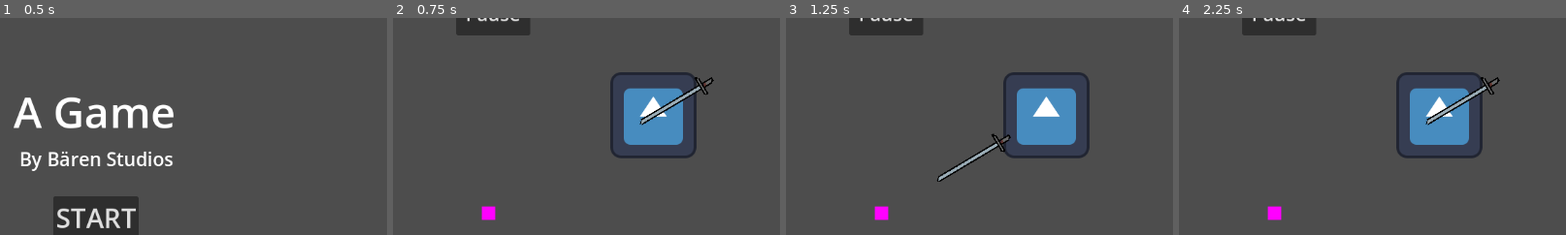
Above: before the commit, frames 1-4 (left to right).
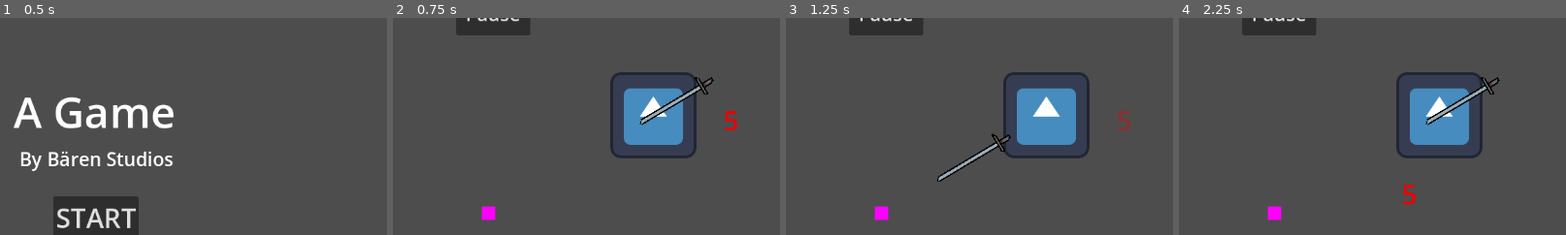
Above: after the commit, the same moments.

Repository: xjarlie/unics-game-jam-2024
Game: Godot game, scene res://StartMenu.tscn
Same seed, same stepped clock (60 frames per second), same inputs: the game is played once before the commit and once after it. The engine's default icon, where the game draws it, is replaced by a stand-in: a white triangle on a blue panel in a dark square.
Inputs:
- Up to frame 1 (0.5 s): no input
- Up to frame 2 (0.75 s): click "START" at 0.5 s
- Up to frame 3 (1.25 s): no input
- Up to frame 4 (2.25 s): click "Pause" at 1.25 s; click "RESTART" at 2 s
The pictures show only the part of the screen within x 38-88%, y 5-55%; the shares and areas given below are measured in that part.

Frame 1 is identical in both runs. In frame 2, 0.2% of the frame differs, in the area x 85-89%, y 42-53%; in frame 3, 0.1%; in frame 4, 0.2%, in the area x 57-62%, y 76-87%.

Commit message:
Added damage numbers to the enemy

Diff:
--- a/priest-melee.tscn
+++ b/priest-melee.tscn
@@ -9,6 +9,90 @@
 
 [sub_resource type="RectangleShape2D" id="RectangleShape2D_lc3fk"]
 size = Vector2(126, 20)
+
+[sub_resource type="Animation" id="Animation_2a0jq"]
+resource_name = "damage-number"
+tracks/0/type = "value"
+tracks/0/imported = false
+tracks/0/enabled = true
+tracks/0/path = NodePath(".:visible")
+tracks/0/interp = 1
+tracks/0/loop_wrap = true
+tracks/0/keys = {
+"times": PackedFloat32Array(0, 1),
+"transitions": PackedFloat32Array(1, 1),
+"update": 1,
+"values": [true, false]
+}
+tracks/1/type = "value"
+tracks/1/imported = false
+tracks/1/enabled = true
+tracks/1/path = NodePath(".:self_modulate")
+tracks/1/interp = 1
+tracks/1/loop_wrap = true
+tracks/1/keys = {
+"times": PackedFloat32Array(0, 0.1, 1),
+"transitions": PackedFloat32Array(1, 1, 1),
+"update": 0,
+"values": [Color(1, 1, 1, 0), Color(1, 1, 1, 1), Color(1, 1, 1, 0)]
+}
+tracks/2/type = "value"
+tracks/2/imported = false
+tracks/2/enabled = true
+tracks/2/path = NodePath(".:scale")
+tracks/2/interp = 1
+tracks/2/loop_wrap = true
+tracks/2/keys = {
+"times": PackedFloat32Array(0, 0.1, 1),
+"transitions": PackedFloat32Array(1, 1, 1),
+"update": 0,
+"values": [Vector2(0.1, 0.1), Vector2(1, 1), Vector2(1, 1)]
+}
+
+[sub_resource type="Animation" id="Animation_8viey"]
+length = 0.001
+tracks/0/type = "value"
+tracks/0/imported = false
+tracks/0/enabled = true
+tracks/0/path = NodePath(".:visible")
+tracks/0/interp = 1
+tracks/0/loop_wrap = true
+tracks/0/keys = {
+"times": PackedFloat32Array(0),
+"transitions": PackedFloat32Array(1),
+"update": 1,
+"values": [false]
+}
+tracks/1/type = "value"
+tracks/1/imported = false
+tracks/1/enabled = true
+tracks/1/path = NodePath(".:self_modulate")
+tracks/1/interp = 1
+tracks/1/loop_wrap = true
+tracks/1/keys = {
+"times": PackedFloat32Array(0),
+"transitions": PackedFloat32Array(1),
+"update": 0,
+"values": [Color(1, 1, 1, 1)]
+}
+tracks/2/type = "value"
+tracks/2/imported = false
+tracks/2/enabled = true
+tracks/2/path = NodePath(".:scale")
+tracks/2/interp = 1
+tracks/2/loop_wrap = true
+tracks/2/keys = {
+"times": PackedFloat32Array(0),
+"transitions": PackedFloat32Array(1),
+"update": 0,
+"values": [Vector2(1, 1)]
+}
+
+[sub_resource type="AnimationLibrary" id="AnimationLibrary_47wsq"]
+_data = {
+"RESET": SubResource("Animation_8viey"),
+"damage-number": SubResource("Animation_2a0jq")
+}
 
 [sub_resource type="Animation" id="Animation_3i2rd"]
 length = 0.001
@@ -71,6 +155,18 @@
 "transitions": PackedFloat32Array(1),
 "update": 1,
 "values": [0]
+}
+tracks/5/type = "value"
+tracks/5/imported = false
+tracks/5/enabled = true
+tracks/5/path = NodePath("damage:visible")
+tracks/5/interp = 1
+tracks/5/loop_wrap = true
+tracks/5/keys = {
+"times": PackedFloat32Array(0),
+"transitions": PackedFloat32Array(1),
+"update": 1,
+"values": [false]
 }
 
 [sub_resource type="Animation" id="Animation_q6ahe"]
@@ -169,6 +265,22 @@
 texture = ExtResource("3_jhymc")
 hframes = 4
 
+[node name="damage" type="RichTextLabel" parent="."]
+visible = false
+offset_left = 64.0
+offset_top = -85.0
+offset_right = 111.0
+offset_bottom = -30.0
+pivot_offset = Vector2(24, 27)
+theme_override_colors/default_color = Color(0.954458, 2.11775e-06, 9.62615e-07, 1)
+theme_override_font_sizes/normal_font_size = 40
+text = "50"
+
+[node name="AnimationPlayer" type="AnimationPlayer" parent="damage"]
+libraries = {
+"": SubResource("AnimationLibrary_47wsq")
+}
+
 [node name="AnimationPlayer" type="AnimationPlayer" parent="."]
 libraries = {
 "": SubResource("AnimationLibrary_4li7t")
--- a/priest_melee.gd
+++ b/priest_melee.gd
@@ -23,8 +23,18 @@
 func _process(delta: float) -> void:
 	if not $AnimationPlayer.is_playing():
 		$AnimationPlayer.play("spear-stab")
+		on_hit_by_player(5)
 
 func on_hit_by_player(damage):
+	$damage.text = str(damage)
+	$damage/AnimationPlayer.play("damage-number")
+
+	var dam_dir = randf_range(0, 2*PI)
+	var dam_len = randf_range(0, 75)
+	$damage.position = $damage.position.length() * Vector2.RIGHT.rotated(dam_dir)
+
+
+
 	health -= damage
 
 	if health <= 0:
Not shown: 1 places in main.tscn that only renumber resources
Not shown: 1 places in priest-melee.tscn that only renumber resources
